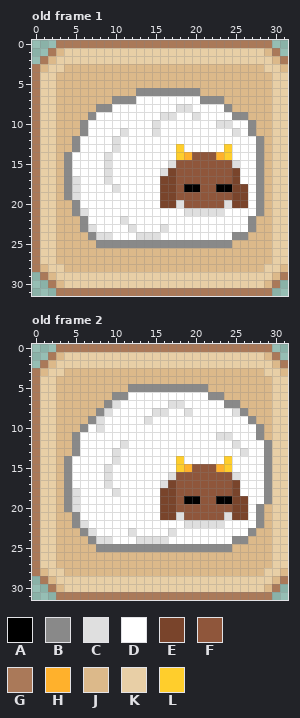
File history of a pixel-art file, Aseprite/Sheep.aseprite. This is how it looked before the edit.
32x32 pixels, 2 frames. Shown: old frame 1, old frame 2. The commit also changed other frames, which this record leaves out.
Visible layers, top first: "Sheep", "Button_Down", "Button_Up".
Palette (. is transparent): A #000000  B #898989  C #dfdfdf  D #ffffff  E #79442b  F #8f563b  G #aa7959  H #ffb12c  J #dcb98a  K #e8cfa6  L #ffce2c
Pixels before, old frame 1, first column x 0:
 0 ...GGGGGGGGGGGGGGGGGGGGGGGGGGG..
 1 ..GJKKKKKKKKKKKKKKKKKKKKKKKKKJG.
 2 .GJKKKKKKKKKKKKKKKKKKKKKKKKKKKJG
 3 GJKKJJJJJJJJJJJJJJJJJJJJJJJJJKKJ
 4 GKKJJJJJJJJJJJJJJJJJJJJJJJJJJJKK
 5 GKKJJJJJJJJJJJJJJJJJJJJJJJJJJJKK
 6 GKKJJJJJJJJJJBBBBBBBBJJJJJJJJJKK
 7 GKKJJJJJJJBBBDDDDDDDDBBBJJJJJJKK
 8 GKKJJJJJBBDDDDDDDDCCDDDDBJJJJJKK
 9 GKKJJJJBDDDDDDDDCCDDCDDDDBBJJJKK
10 GKKJJJBDDDDDDDDCDDDDDDDCCDDBJJKK
11 GKKJJJBDDDDCDDDCDDDDDDDDDCDBJJKK
12 GKKJJBDDDDCDDDDDDDDDDDDDDDDDBJKK
13 GKKJJBDDDDCDDDDDDDLDDDDDLDDDBJKK
14 GKKJBDDDDCDDDDDDDDLHFFFHLDDDBJKK
15 GKKJBDDDDCDDDDDDDCFFFFFFFCDDBJKK
16 GKKJBDDDDCDDDDDDCEFFFFFFFEDDBJKK
17 GKKJBCDDDCDDDDDDEEFFFFFFFEDDBJKK
18 GKKJBCDDDDCDDDDDEEFAAFFAAEEDBJKK
19 GKKJBCDDDDDDDDDDEEFFFFFFFEEDBJKK
20 GKKJJBDDDDDDDDDDEECFFFFFCEEDBJKK
21 GKKJJBCDDDDDDDDDDDDCCCCCDDDDBJKK
22 GKKJJJBDDDDCDDDDDDDDDDDDDDDBJJKK
23 GKKJJJBCDDDDCDDDCDDDDDDDDDDBJJKK
24 GKKJJJJBCCDDDCCCDDDDDDDDDBBJJJKK
25 GKKJJJJJBBBBBBBBBBBBBBBBBJJJJJKK
26 GKKJJJJJJJJJJJJJJJJJJJJJJJJJJJKK
27 GKKJJJJJJJJJJJJJJJJJJJJJJJJJJJKK
28 GJKKJJJJJJJJJJJJJJJJJJJJJJJJJKKJ
29 .GJKKKKKKKKKKKKKKKKKKKKKKKKKKKJG
30 ..GJKKKKKKKKKKKKKKKKKKKKKKKKKJG.
31 ...GGGGGGGGGGGGGGGGGGGGGGGGGGG..
Pixels before, old frame 2, first column x 0:
 0 ...GGGGGGGGGGGGGGGGGGGGGGGGGGG..
 1 ..GJKKKKKKKKKKKKKKKKKKKKKKKKKJG.
 2 .GJKKKKKKKKKKKKKKKKKKKKKKKKKKKJG
 3 GJKKJJJJJJJJJJJJJJJJJJJJJJJJJKKJ
 4 GKKJJJJJJJJJJJJJJJJJJJJJJJJJJJKK
 5 GKKJJJJJJJJJBBBBBBBBBBJJJJJJJJKK
 6 GKKJJJJJJJBBDDDDDDDDDDBBJJJJJJKK
 7 GKKJJJJJJBCDDDDDDCCDDDDDBBJJJJKK
 8 GKKJJJJJBCDDDDDCCDDCDDDDDCBJJJKK
 9 GKKJJJJBCDDDDDCDDDDDDDDDDDDBJJKK
10 GKKJJJBDCDDDDDDDDDDDDDDDDDDDBJKK
11 GKKJJBDDDDDDDDDDDDDDDDDCCDDDBJKK
12 GKKJJBDDDDDCDDDDDDDDDDDDDCDDDBKK
13 GKKJJBDDDDCDDDDDDDDDDDDDDDCDDBKK
14 GKKJBDDDDDCDDDDDDDLDDDDDLDDDDBKK
15 GKKJBDDDDCDDDDDDDDLHFFFHLDDDDBKK
16 GKKJBDDDDCDDDDDDDCFFFFFFFCDDDBKK
17 GKKJBDDDDCDDDDDDCEFFFFFFFEDDDBKK
18 GKKJBCDDDDCDDDDDEEFFFFFFFEDDDBKK
19 GKKJBCDDDDDDDDDDEEFAAFFAAEEDDBKK
20 GKKJBCDDDDDDDDDDEEFFFFFFFEEDBJKK
21 GKKJJBDDDDDDDDDDEECFFFFFCEEDBJKK
22 GKKJJBCDDDDDDDDDDDDCCCCCDDDDBJKK
23 GKKJJJBCDDDDCDDDDCDDDDDDDDDBJJKK
24 GKKJJJJBCCDDDCCCCDDDDDDDDBBJJJKK
25 GKKJJJJJBBBBBBBBBBBBBBBBBJJJJJKK
26 GKKJJJJJJJJJJJJJJJJJJJJJJJJJJJKK
27 GKKJJJJJJJJJJJJJJJJJJJJJJJJJJJKK
28 GJKKJJJJJJJJJJJJJJJJJJJJJJJJJKKJ
29 .GJKKKKKKKKKKKKKKKKKKKKKKKKKKKJG
30 ..GJKKKKKKKKKKKKKKKKKKKKKKKKKJG.
31 ...GGGGGGGGGGGGGGGGGGGGGGGGGGG..
And afterwards:
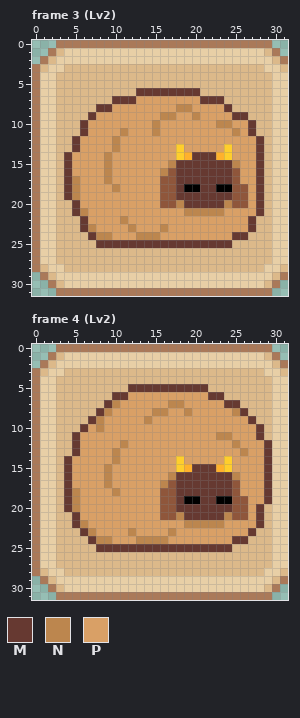
Colours new in this view: M #663931  N #bc864e  P #d9a066
A new or re-ordered frame is compared with the old frame closest to it.
Edits made:
frames 2 -> 6
Frame 3 (Lv2) is new; against old frame 1, layer "Sheep":
y 6: x 13..20 BBBBBBBB -> MMMMMMMM
y 7: x 10..23 BBBDDDDDDDDBBB -> MMMPPPPPPPPMMM
y 8: x 8..24 BBDDDDDDDDCCDDDDB -> MMPPPPPPPPNNPPPPM
y 9: x 7..26 BDDDDDDDDCCDDCDDDDBB -> MPPPPPPPPNNPPNPPPPMM
y 10: x 6..27 BDDDDDDDDCDDDDDDDCCDDB -> MPPPPPPPPNPPPPPPPNNPPM
y 11: x 6..27 BDDDDCDDDCDDDDDDDDDCDB -> MPPPPNPPPNPPPPPPPPPNPM
y 12: x 5..28 BDDDDCDDDDDDDDDDDDDDDDDB -> MPPPPNPPPPPPPPPPPPPPPPPM
y 13: x 5..17 BDDDDCDDDDDDD -> MPPPPNPPPPPPP; x 19..23 DDDDD -> PPPPP; x 25..28 DDDB -> PPPM
y 14: x 4..17 BDDDDCDDDDDDDD -> MPPPPNPPPPPPPP; x 20..22 FFF -> MMM; x 25..28 DDDB -> PPPM
y 15: x 4..28 BDDDDCDDDDDDDCFFFFFFFCDDB -> MPPPPNPPPPPPPNMMMMMMMNPPM
y 16: x 4..28 BDDDDCDDDDDDCEFFFFFFFEDDB -> MPPPPNPPPPPPNFMMMMMMMFPPM
y 17: x 4..28 BCDDDCDDDDDDEEFFFFFFFEDDB -> MNPPPNPPPPPPFFMMMMMMMFPPM
y 18: x 4..18 BCDDDDCDDDDDEEF -> MNPPPPNPPPPPFFM; x 21..22 FF -> MM; x 25..28 EEDB -> FFPM
y 19: x 4..28 BCDDDDDDDDDDEEFFFFFFFEEDB -> MNPPPPPPPPPPFFMMMMMMMFFPM
y 20: x 5..28 BDDDDDDDDDDEECFFFFFCEEDB -> MPPPPPPPPPPFFNMMMMMNFFPM
y 21: x 5..28 BCDDDDDDDDDDDDCCCCCDDDDB -> MNPPPPPPPPPPPPNNNNNPPPPM
y 22: x 6..27 BDDDDCDDDDDDDDDDDDDDDB -> MPPPPNPPPPPPPPPPPPPPPM
y 23: x 6..27 BCDDDDCDDDCDDDDDDDDDDB -> MNPPPPNPPPNPPPPPPPPPPM
y 24: x 7..26 BCCDDDCCCDDDDDDDDDBB -> MNNPPPNNNPPPPPPPPPMM
y 25: x 8..24 BBBBBBBBBBBBBBBBB -> MMMMMMMMMMMMMMMMM
Frame 4 (Lv2) is new; against old frame 2, layer "Sheep":
y 5: x 12..21 BBBBBBBBBB -> MMMMMMMMMM
y 6: x 10..23 BBDDDDDDDDDDBB -> MMPPPPPPPPPPMM
y 7: x 9..25 BCDDDDDDCCDDDDDBB -> MNPPPPPPNNPPPPPMM
y 8: x 8..26 BCDDDDDCCDDCDDDDDCB -> MNPPPPPNNPPNPPPPPNM
y 9: x 7..27 BCDDDDDCDDDDDDDDDDDDB -> MNPPPPPNPPPPPPPPPPPPM
y 10: x 6..28 BDCDDDDDDDDDDDDDDDDDDDB -> MPNPPPPPPPPPPPPPPPPPPPM
y 11: x 5..28 BDDDDDDDDDDDDDDDDDCCDDDB -> MPPPPPPPPPPPPPPPPPNNPPPM
y 12: x 5..29 BDDDDDCDDDDDDDDDDDDDCDDDB -> MPPPPPNPPPPPPPPPPPPPNPPPM
y 13: x 5..29 BDDDDCDDDDDDDDDDDDDDDCDDB -> MPPPPNPPPPPPPPPPPPPPPNPPM
y 14: x 4..17 BDDDDDCDDDDDDD -> MPPPPPNPPPPPPP; x 19..23 DDDDD -> PPPPP; x 25..29 DDDDB -> PPPPM
y 15: x 4..17 BDDDDCDDDDDDDD -> MPPPPNPPPPPPPP; x 20..22 FFF -> MMM; x 25..29 DDDDB -> PPPPM
y 16: x 4..29 BDDDDCDDDDDDDCFFFFFFFCDDDB -> MPPPPNPPPPPPPNMMMMMMMNPPPM
y 17: x 4..29 BDDDDCDDDDDDCEFFFFFFFEDDDB -> MPPPPNPPPPPPNFMMMMMMMFPPPM
y 18: x 4..29 BCDDDDCDDDDDEEFFFFFFFEDDDB -> MNPPPPNPPPPPFFMMMMMMMFPPPM
y 19: x 4..18 BCDDDDDDDDDDEEF -> MNPPPPPPPPPPFFM; x 21..22 FF -> MM; x 25..29 EEDDB -> FFPPM
y 20: x 4..28 BCDDDDDDDDDDEEFFFFFFFEEDB -> MNPPPPPPPPPPFFMMMMMMMFFPM
y 21: x 5..28 BDDDDDDDDDDEECFFFFFCEEDB -> MPPPPPPPPPPFFNMMMMMNFFPM
y 22: x 5..28 BCDDDDDDDDDDDDCCCCCDDDDB -> MNPPPPPPPPPPPPNNNNNPPPPM
y 23: x 6..27 BCDDDDCDDDDCDDDDDDDDDB -> MNPPPPNPPPPNPPPPPPPPPM
y 24: x 7..26 BCCDDDCCCCDDDDDDDDBB -> MNNPPPNNNNPPPPPPPPMM
y 25: x 8..24 BBBBBBBBBBBBBBBBB -> MMMMMMMMMMMMMMMMM
